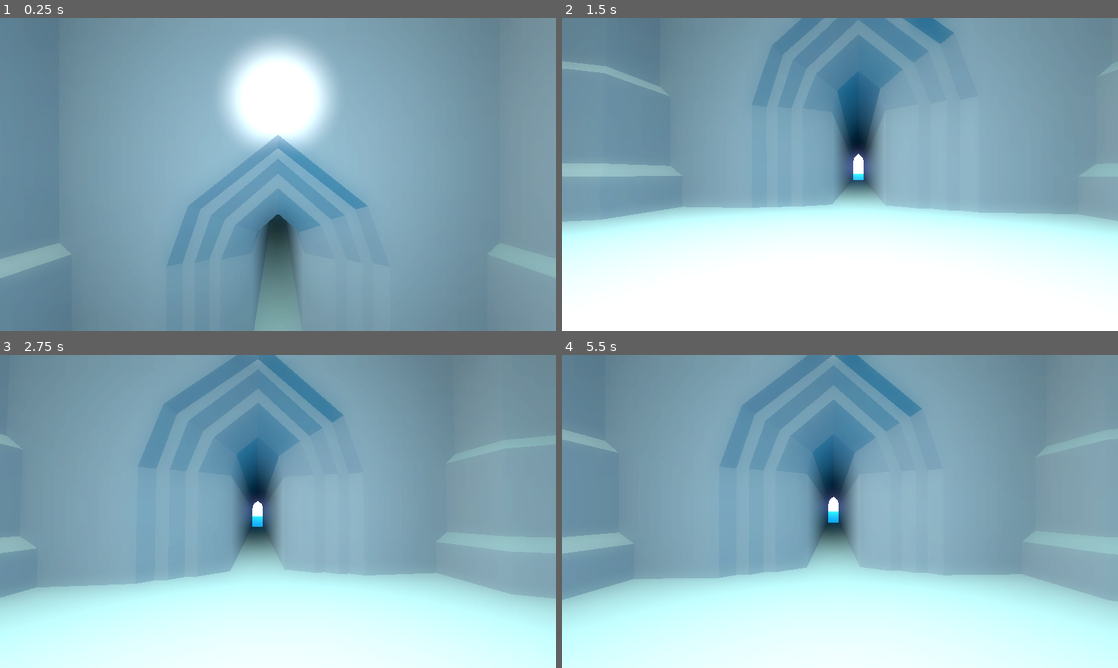
Above: before the commit, frames 1-4 (two rows, left to right).
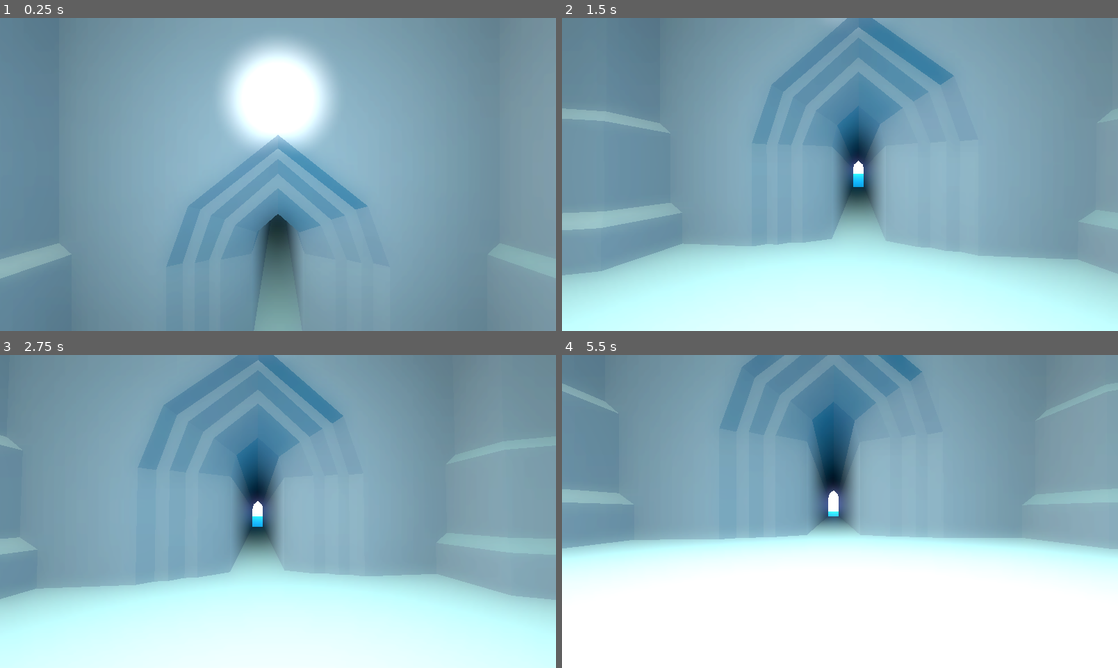
Above: after the commit, the same moments.

Repository: init-Sense/octant
Game: Godot game, scene res://scenes/level/octagon.tscn
Same seed, same stepped clock (60 frames per second), same inputs: the game is played once before the commit and once after it. A sky picture missing from this copy of the repository is replaced by a grey-blue gradient.
Inputs (mouse positions are in pixels of both pictures, inside the frame that each line leads up to):
- Up to frame 1 (0.25 s): no input
- Up to frame 2 (1.5 s): move the mouse to (867, 174) at 0.52 s; hold Q (debug_crouch_up) from 0.53 s (still down); tap Space (jump) at 0.6, 0.77, 1.07 s; move the mouse to (812, 174) at 1.27 s; tap Shift (sprint) at 1.35 s
- Up to frame 3 (2.75 s): keep holding Q (debug_crouch_up); tap Space (jump) at 1.52, 1.55, 1.82, 2.1 s; move the mouse to (289, 505) at 2.02 s
- Up to frame 4 (5.5 s): keep holding Q (debug_crouch_up); move the mouse to (834, 517) at 2.77 s; tap Shift (sprint) at 2.85, 4.35 s; tap Space (jump) at 3.02, 3.05, 3.32, 3.6, 3.77, 4.07, 4.52, 4.55, 4.82, 5.1 s; move the mouse to (878, 514) at 3.52 s; move the mouse to (795, 508) at 4.27 s; move the mouse to (845, 511) at 5.02 s

The runs differ from the first frame. In frame 1, less than 0.1% of the frame differs, in the area x 0-66%, y 37-84%; in frame 2, 47%, in the area x 0-100%, y 0-100%; in frame 3, 0.7%; in frame 4, 44%.

Commit message:
feat: Added momentum and the possibility to slow down while in midair

Diff:
--- a/scripts/player/jump.gd
+++ b/scripts/player/jump.gd
@@ -7,29 +7,29 @@
 @onready var motion: PlayerMotion = %Motion
 #endregion
 
-
 #region CONSTANTS
 const JUMPING_SPEED: float = 7.0
+const MIDAIR_CONTROL: float = 0.8
+const MOMENTUM_FACTOR: float = 0.6
 #endregion
-
 
 #region VARIABLES
 var is_jump_requested: bool = false
+var jump_momentum: Vector3 = Vector3.ZERO
 #endregion
-
 
 #region SIGNALS
 signal jumped
 signal landed
 #endregion
 
-
 #region LIFECYCLE
-func _physics_process(_delta: float) -> void:
+func _physics_process(delta: float) -> void:
 	handle_jump()
+	apply_midair_control(delta)
+	apply_momentum(delta)
 	ground_check()
 #endregion
-
 
 #region JUMP
 func up() -> void:
@@ -37,16 +37,26 @@
 		is_jump_requested = true
 		emit_signal("jumped")
 
-
 func handle_jump() -> void:
 	if is_jump_requested and player.is_on_floor():
 		direction.velocity_vector.y = JUMPING_SPEED
+		jump_momentum = direction.velocity_vector * MOMENTUM_FACTOR
 		player.set_jumping()
 		is_jump_requested = false
 
+func apply_midair_control(delta: float) -> void:
+	if not player.is_on_floor():
+		var target_velocity = direction.target_velocity * MIDAIR_CONTROL
+		direction.velocity_vector.x = move_toward(direction.velocity_vector.x, target_velocity.x, motion.DECELERATION * delta)
+		direction.velocity_vector.z = move_toward(direction.velocity_vector.z, target_velocity.z, motion.DECELERATION * delta)
+
+func apply_momentum(delta: float) -> void:
+	if not player.is_on_floor():
+		direction.velocity_vector = direction.velocity_vector.lerp(jump_momentum, MOMENTUM_FACTOR * delta)
 
 func ground_check() -> void:
 	if player.is_jumping() and player.is_on_floor() and direction.velocity_vector.y <= 0:
 		player.set_no_action()
+		jump_momentum = Vector3.ZERO
 		emit_signal("landed")
 #endregion
